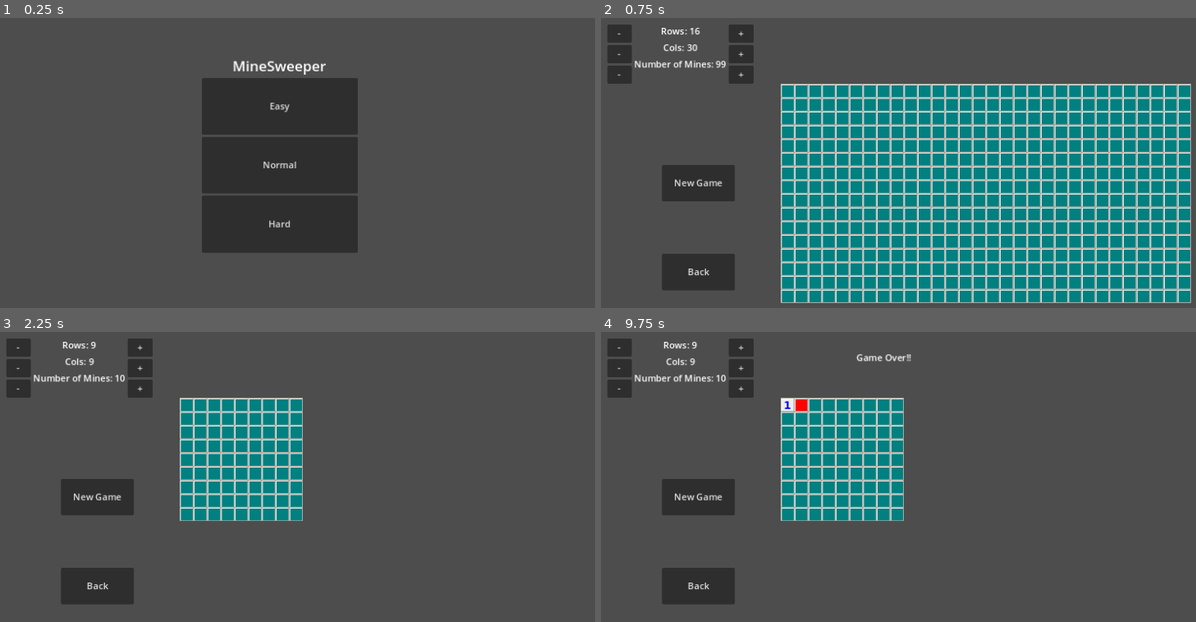
Above: before the commit, frames 1-4 (two rows, left to right).
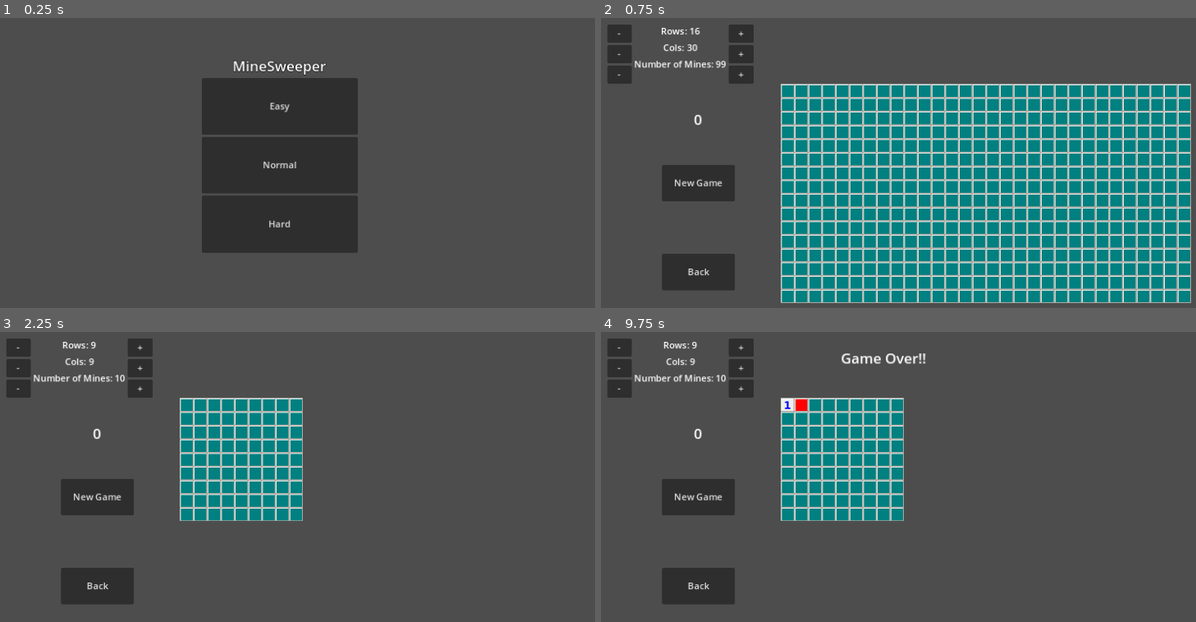
Above: after the commit, the same moments.

Repository: PudWin14/Go_Minas
Game: Godot game, scene res://Scenes/main.tscn
Same seed, same stepped clock (60 frames per second), same inputs: the game is played once before the commit and once after it.
Inputs (mouse positions are in pixels of both pictures, inside the frame that each line leads up to):
- Up to frame 1 (0.25 s): no input
- Up to frame 2 (0.75 s): click "Hard" at 0.5 s
- Up to frame 3 (2.25 s): click "Back" at 1.25 s; click "Easy" at 2 s
- Up to frame 4 (9.75 s): click "New Game" at 2.75 s; click "New Game" at 3.5 s; click "-" at 4.25 s; click "-" at 5 s; click "-" at 5.75 s; click "+" at 6.5 s; click "+" at 7.25 s; click "+" at 8 s; click (785, 404) at 8.75 s; click (803, 404) at 9.52 s

The runs differ from the first frame. In frame 1, 0.2% of the frame differs, in the area x 39-55%, y 14-20%; in frame 2, less than 0.1%; in frame 3, less than 0.1%; in frame 4, 0.3%, in the area x 15-55%, y 7-37%.

Commit message:
Added time measure.
Time start when you click on first cell.
Stop when click on mine or win the game.

Diff:
--- a/Scenes/GlobalVariables.gd
+++ b/Scenes/GlobalVariables.gd
@@ -9,7 +9,6 @@
 var new_max_cols = MAX_COLS
 var new_num_mines = NUM_MINES
 
-#var cells_grid = [[1,0,0,0,0,0],[1,0,0,0,0,0],[1,0,0,0,0,0],[1,0,0,0,0,0],[1,0,0,0,0,0]]
 var cells_grid = create_grid(MAX_ROWS,MAX_COLS,NUM_MINES)
 
 var texture0 = load("res://Assets/Minesweeper_LAZARUS_21x21_0.png")
--- a/Scenes/HUD.gd
+++ b/Scenes/HUD.gd
@@ -55,3 +55,6 @@
 
 func _on_button_pressed():
 	get_tree().change_scene_to_file("res://Scenes/main.tscn")
+
+func update_time(time):
+	$TimeLabel.text = str(time)
--- a/Scenes/game.gd
+++ b/Scenes/game.gd
@@ -2,6 +2,7 @@
 
 var CellScene = preload("res://Scenes/cell.tscn")
 var status_grid = []
+var time
 
 @onready var CellsGrid = get_node("CellsGrid")
 
@@ -10,6 +11,7 @@
 func _ready():
 
 	display_cells(GlobalVariables.MAX_ROWS,GlobalVariables.MAX_COLS)
+	time = 0
 	# Create a grid of status of cells. 1 if cover. 0 if uncover
 	status_grid = new_status_grid()
 	$HUD.new_game_pressed.connect(restart_game)
@@ -18,6 +20,7 @@
 
 func end_game():
 	get_tree().paused = true
+	$Timer.stop()
 	$HUD.game_over()
 
 
@@ -33,6 +36,12 @@
 
 
 func click_free_cell(pos):
+
+	if $Timer.is_stopped():
+		$Timer.start()
+		time = 0
+		$HUD.update_time(time)
+
 	uncover_cell(pos)
 	if win_check():
 #		restart_game()
@@ -86,6 +95,9 @@
 	CellsGrid.hide()
 	delate_cells()
 	display_cells(GlobalVariables.MAX_ROWS,GlobalVariables.MAX_COLS)
+	time = 0
+	$Timer.stop()
+	$HUD.update_time(time)
 	CellsGrid.show()
 
 func new_status_grid():
@@ -104,3 +116,9 @@
 
 	$HUD.hide_message()
 	new_game()
+
+
+
+func _on_timer_timeout():
+	time += 1
+	$HUD.update_time(time)
--- a/Scenes/game.tscn
+++ b/Scenes/game.tscn
@@ -22,3 +22,7 @@
 grow_vertical = 2
 theme_override_constants/h_separation = 0
 theme_override_constants/v_separation = 0
+
+[node name="Timer" type="Timer" parent="."]
+
+[connection signal="timeout" from="Timer" to="." method="_on_timer_timeout"]
--- a/Scenes/hud.tscn
+++ b/Scenes/hud.tscn
@@ -1,6 +1,12 @@
-[gd_scene load_steps=2 format=3 uid="uid://cmxc644cqh1ho"]
+[gd_scene load_steps=4 format=3 uid="uid://cmxc644cqh1ho"]
 
 [ext_resource type="Script" path="res://Scenes/HUD.gd" id="1_6yglb"]
+
+[sub_resource type="LabelSettings" id="LabelSettings_tyc5e"]
+font_size = 25
+
+[sub_resource type="LabelSettings" id="LabelSettings_jyan1"]
+font_size = 25
 
 [node name="HUD" type="CanvasLayer"]
 process_mode = 3
@@ -88,6 +94,13 @@
 grow_vertical = 2
 text = "New Game"
 
+[node name="BackButton" type="Button" parent="."]
+offset_left = 192.0
+offset_top = 448.0
+offset_right = 320.0
+offset_bottom = 512.0
+text = "Back"
+
 [node name="MessageLabel" type="Label" parent="."]
 visible = false
 anchors_preset = 5
@@ -99,15 +112,23 @@
 offset_bottom = 113.0
 grow_horizontal = 2
 text = "Game Over!!"
+label_settings = SubResource("LabelSettings_tyc5e")
 horizontal_alignment = 1
 vertical_alignment = 1
 
-[node name="Button" type="Button" parent="."]
-offset_left = 192.0
-offset_top = 448.0
-offset_right = 320.0
-offset_bottom = 512.0
-text = "Back"
+[node name="TimeLabel" type="Label" parent="."]
+anchors_preset = 4
+anchor_top = 0.5
+anchor_bottom = 0.5
+offset_left = 232.0
+offset_top = -132.0
+offset_right = 280.0
+offset_bottom = -92.0
+grow_vertical = 2
+text = "0"
+label_settings = SubResource("LabelSettings_jyan1")
+horizontal_alignment = 1
+vertical_alignment = 1
 
 [connection signal="pressed" from="HContainer/MinusButtonContainer2/MinusRowButton" to="." method="_on_minus_row_button_pressed"]
 [connection signal="pressed" from="HContainer/MinusButtonContainer2/MinusColButton" to="." method="_on_minus_col_button_pressed"]
@@ -116,4 +137,4 @@
 [connection signal="pressed" from="HContainer/PlusButtonContainer/PlusColButton" to="." method="_on_plus_col_button_pressed"]
 [connection signal="pressed" from="HContainer/PlusButtonContainer/PlusMineButton" to="." method="_on_plus_mine_button_pressed"]
 [connection signal="pressed" from="NewGameButton" to="." method="_on_new_game_button_pressed"]
-[connection signal="pressed" from="Button" to="." method="_on_button_pressed"]
+[connection signal="pressed" from="BackButton" to="." method="_on_button_pressed"]
--- a/Scenes/main.gd
+++ b/Scenes/main.gd
@@ -1,6 +1,7 @@
 extends Control
 
-
+func _ready():
+	get_tree().paused = false
 
 func _on_easy_button_pressed():
 	GlobalVariables.new_max_cols = 9
--- a/Scenes/main.tscn
+++ b/Scenes/main.tscn
@@ -4,6 +4,8 @@
 
 [sub_resource type="LabelSettings" id="LabelSettings_ckldl"]
 font_size = 25
+outline_size = 3
+outline_color = Color(0, 0, 0, 1)
 
 [node name="Main" type="Control"]
 layout_mode = 3
